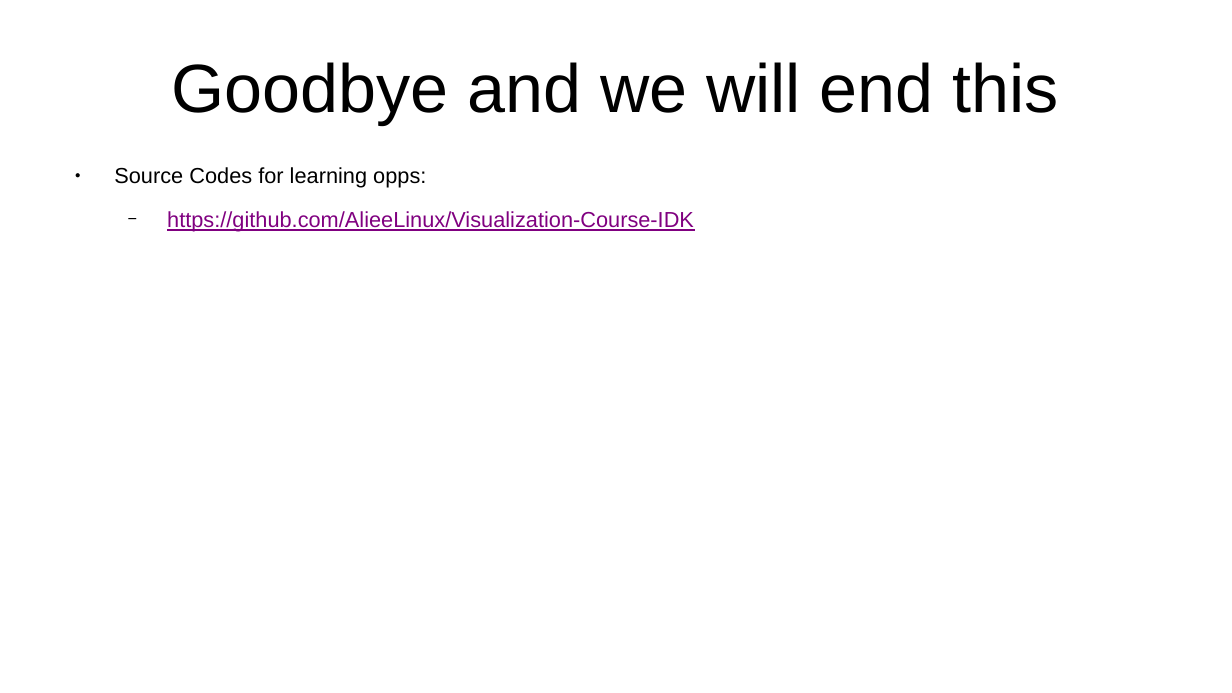
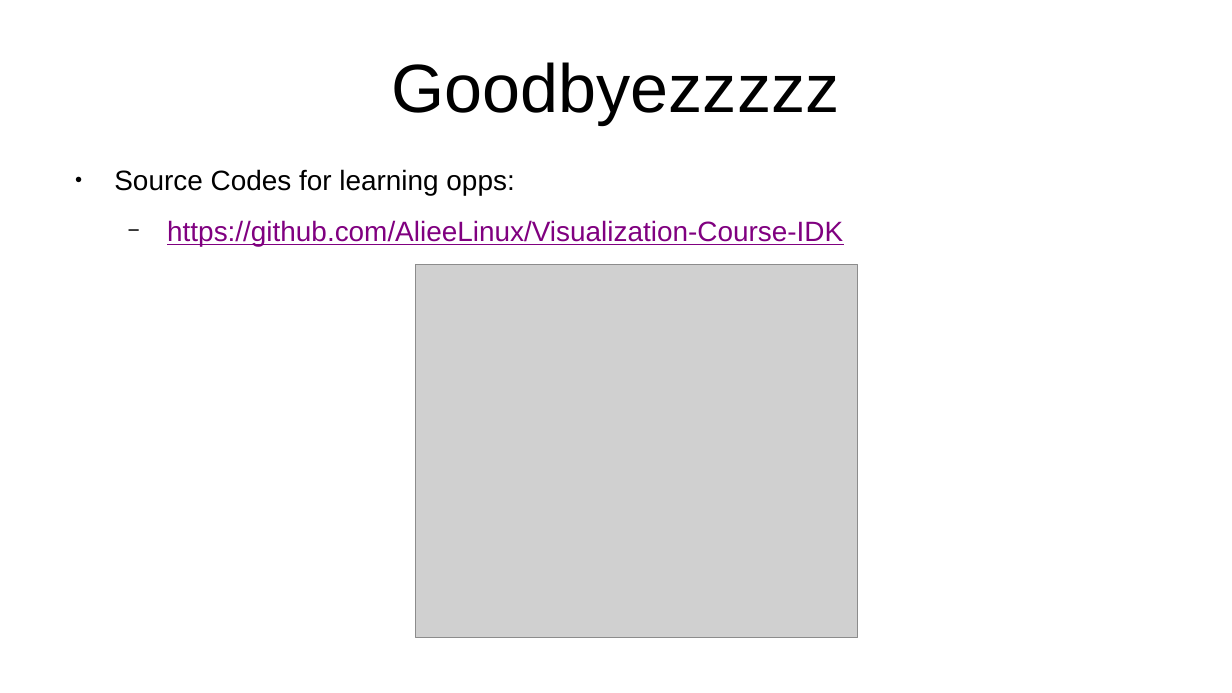
Before and after one commit to BSDSA-ISU/Visualization, a slide deck: slide 13 of Untitled 1.odp (slide 9 before the commit). Drawn at 1232x693 pixels with LibreOffice and Linux fonts; fonts in the diff are those of the drawing; grey boxes stand for pictures. Boxes give left, top, right and bottom in pixels: in the first picture for what was removed or moved away, otherwise in the second. Text is boxed around its words. In the diff, an @@ line names an element or a change of style, - is before the commit and + after.

```diff
--- a/Untitled 1.odp
+++ b/Untitled 1.odp
@@ title at box(392, 62, 840, 125): text changed @@
-Goodbye and we will end this
+Goodbyezzzzz
@@ text "Source Codes for learning opps:" at box(114, 169, 843, 246): size 14 to 18 pt @@
@@ picture added at box(416, 264, 859, 637) @@
```
Also in this commit, not shown: 3 other slides changed, 4 slides added, 20 other files.
